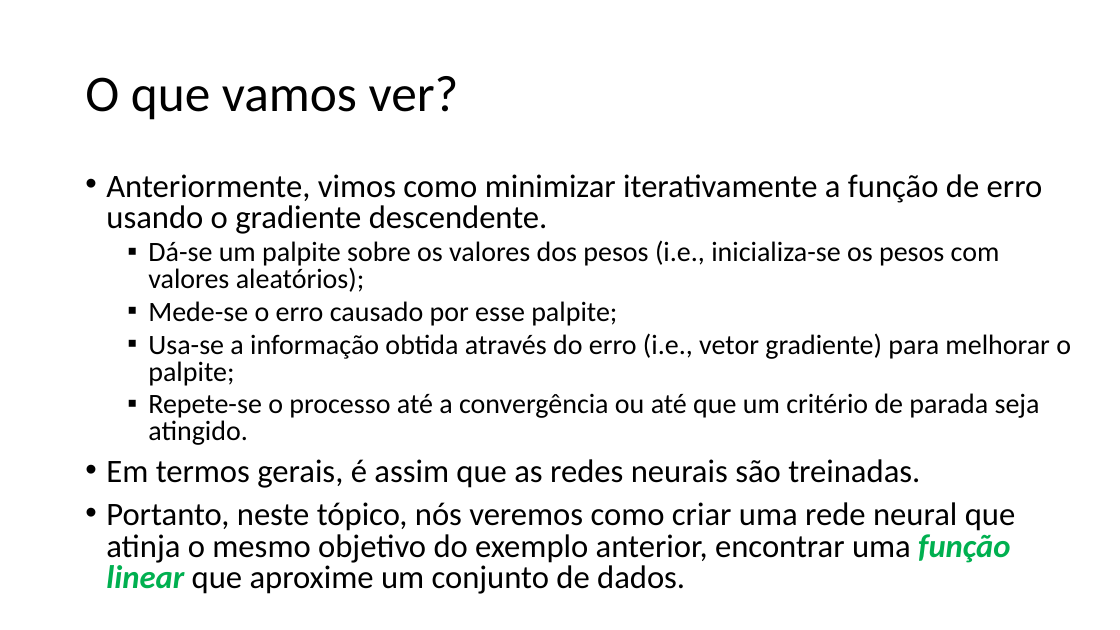
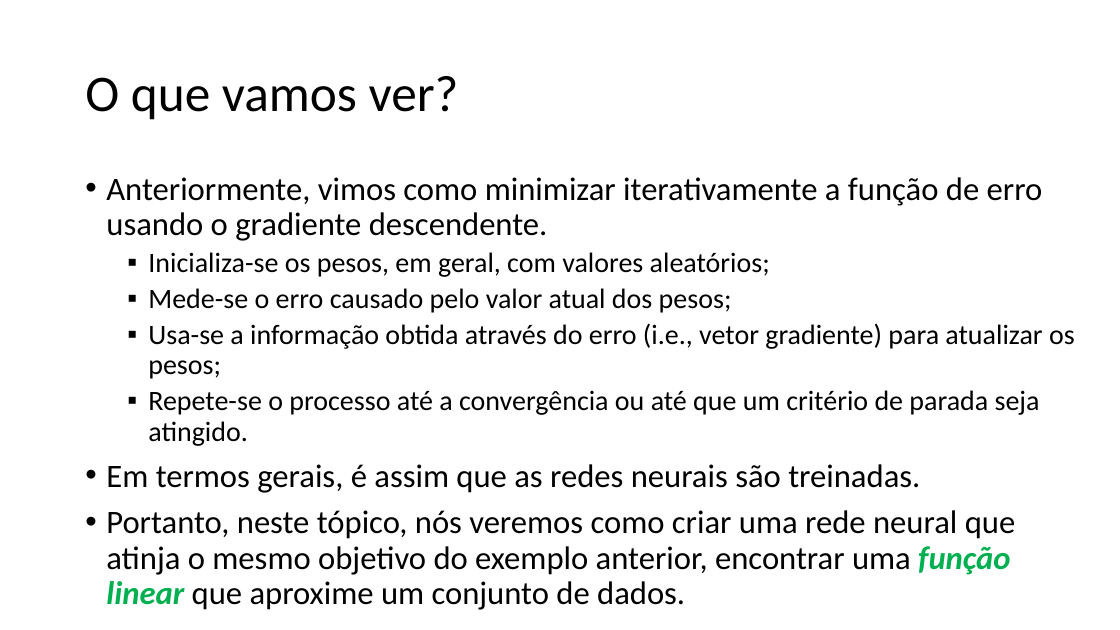
Before and after one commit to zz4fap/tp557-iot-ml, a slide deck: slide 2 of slides/TP557_7_Regressão_com_DNNs_parte_I.pptx. Drawn at 1120x630 pixels with LibreOffice and Linux fonts; fonts in the diff are those of the drawing. Boxes give left, top, right and bottom in pixels: in the first picture for what was removed or moved away, otherwise in the second. Text is boxed around its words. In the diff, an @@ line names an element or a change of style, - is before the commit and + after.

Commit message:
update of slides

```diff
--- a/slides/TP557_7_Regressão_com_DNNs_parte_I.pptx
+++ b/slides/TP557_7_Regressão_com_DNNs_parte_I.pptx
@@ text at bbox=[106, 177, 1043, 610]: line spacing 0.8 to 0.9 @@
@@ text at bbox=[148, 252, 1075, 379]: text changed @@
-  ▪ Dá-se um palpite sobre os valores dos pesos (i.e., inicializa-se os pesos com valores aleatórios);
-  ▪ Mede-se o erro causado por esse palpite;
-  ▪ Usa-se a informação obtida através do erro (i.e., vetor gradiente) para melhorar o palpite;
+  ▪ Inicializa-se os pesos, em geral, com valores aleatórios;
+  ▪ Mede-se o erro causado pelo valor atual dos pesos;
+  ▪ Usa-se a informação obtida através do erro (i.e., vetor gradiente) para atualizar os pesos;
```
Also in this commit, not shown: 7 other slides changed, 2 other files.
